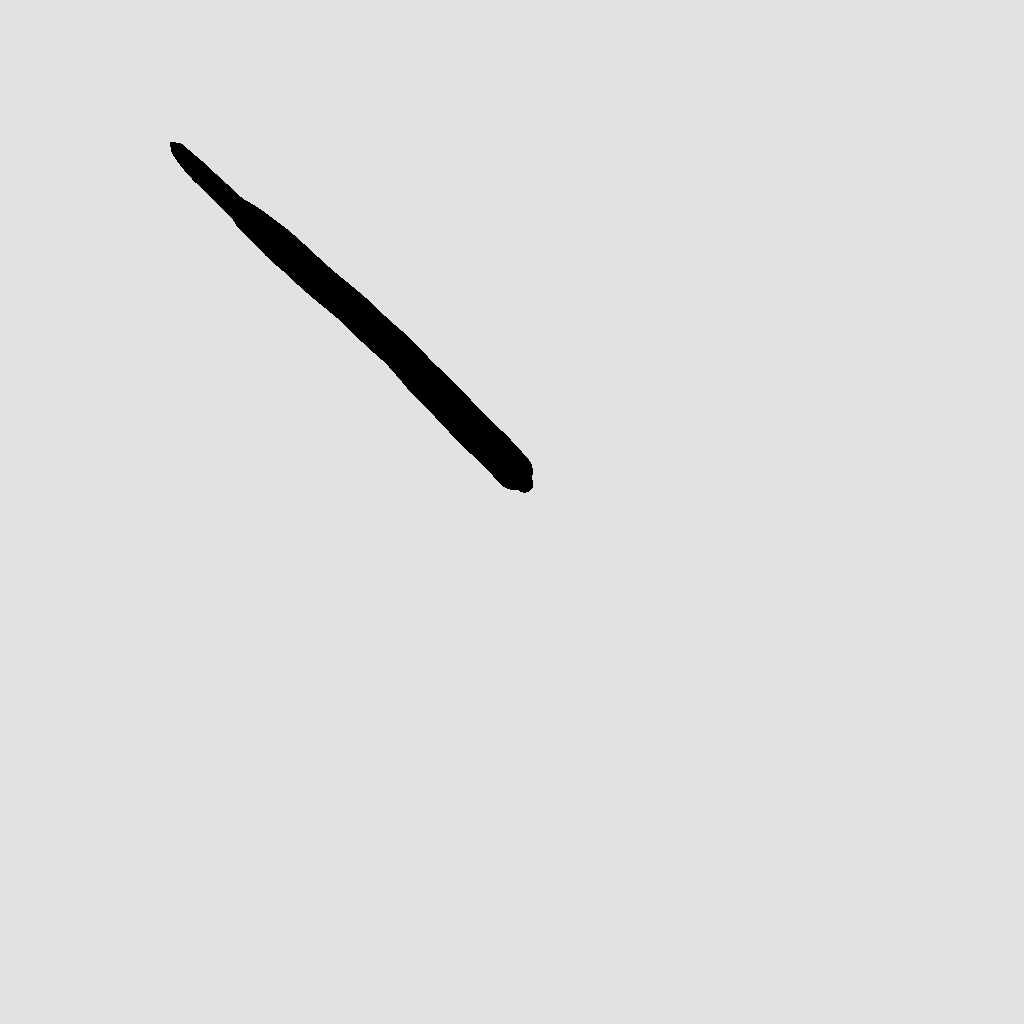
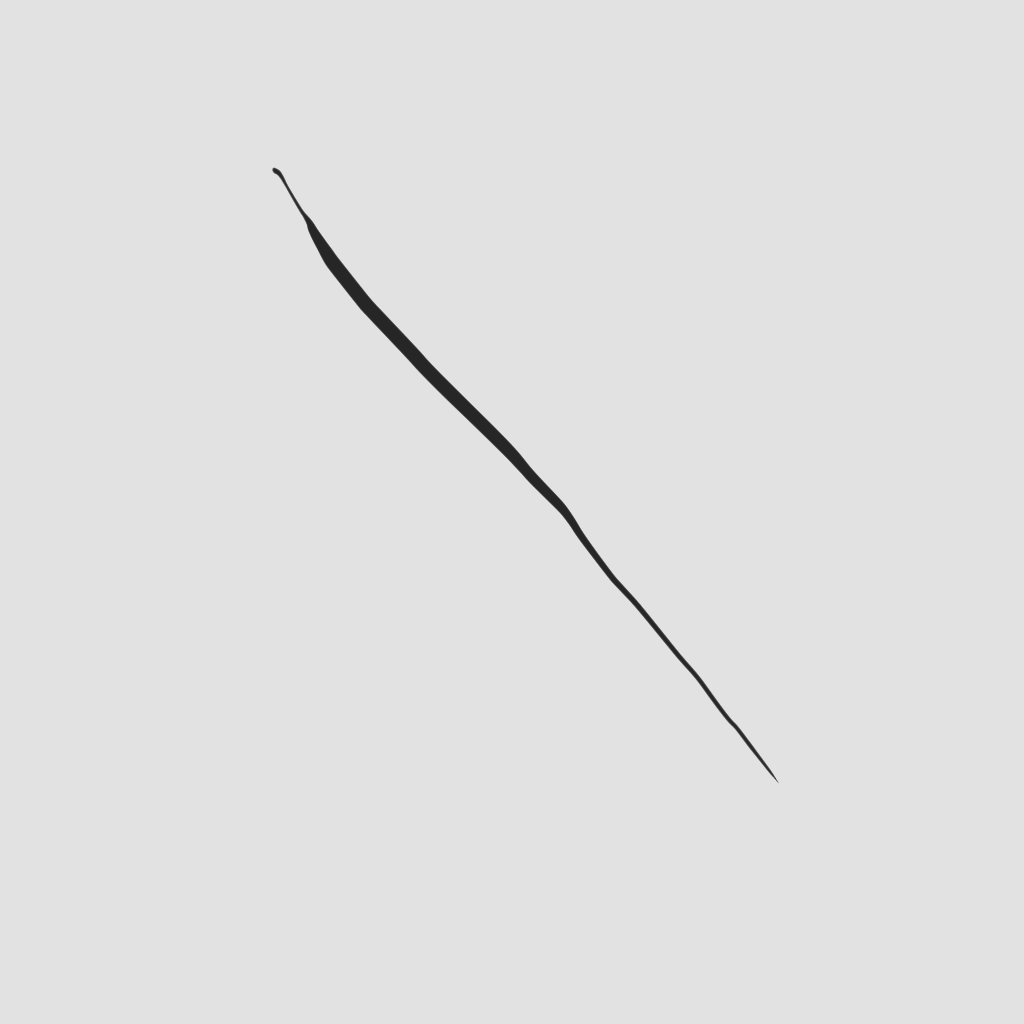
Layer changes from the first 1024×1024 image to the second:
painted on "Layer 1" over [170, 142, 780, 784]
